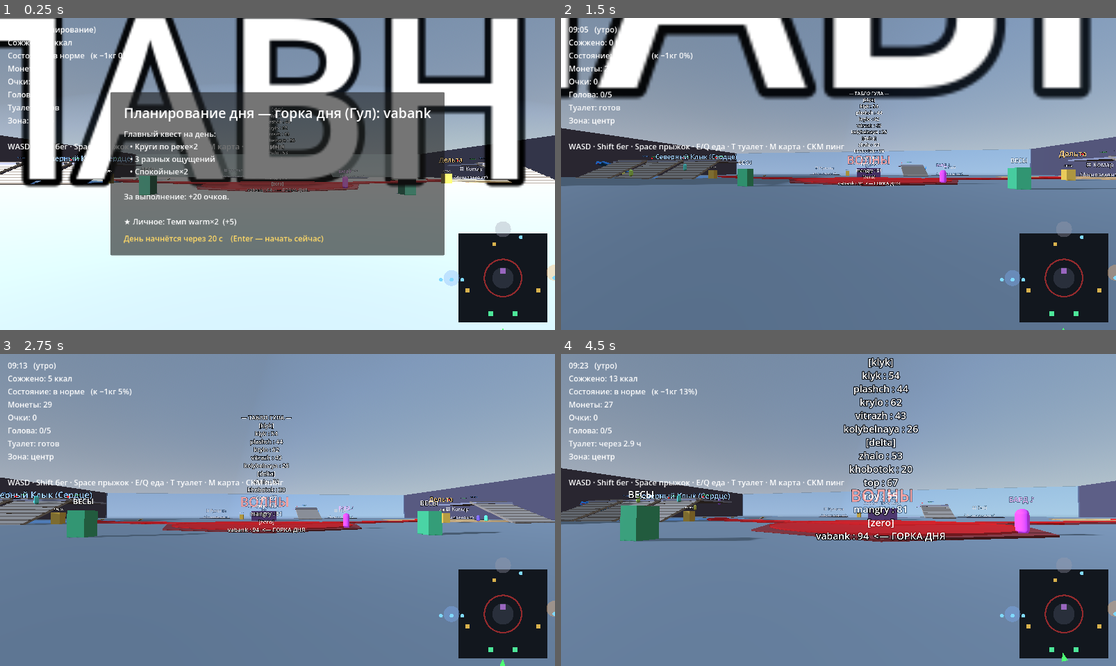
Above: before the commit, frames 1-4 (two rows, left to right).
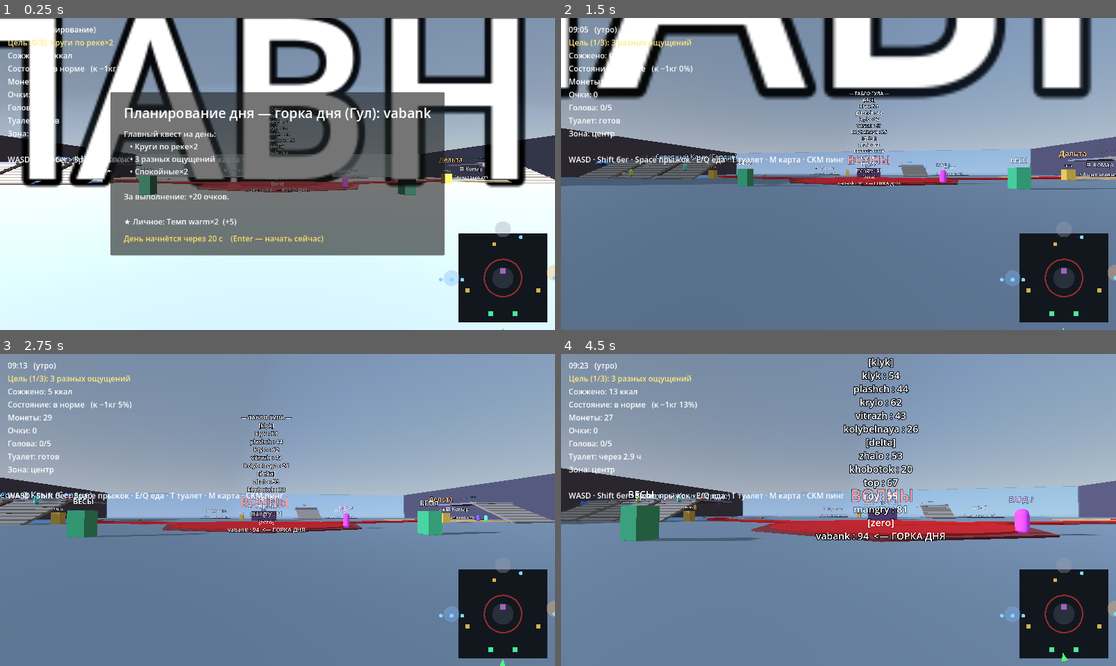
Above: after the commit, the same moments.

Repository: evangelipeep/Red-Wave
Game: Godot game, scene res://world/ParkGreybox.tscn
Two runs of this game, one before a commit and one after it. Both use one fixed random seed, a clock stepped at 60 frames per second and the inputs below. The project has no main scene, so this scene is started directly.
Inputs (mouse positions are in pixels of both pictures, inside the frame that each line leads up to):
- Up to frame 1 (0.25 s): no input
- Up to frame 2 (1.5 s): tap Enter (ui_accept) at 0.5 s; drag from (1066, 276) to (894, 105) at 0.52 s; move the mouse to (810, 174) at 1.27 s; hold W (move_forward) from 1.28 s (still down); tap E (eat_snack) at 1.35 s
- Up to frame 3 (2.75 s): keep holding W (move_forward); tap Space (jump) at 1.52 s; move the mouse to (288, 503) at 2.02 s; hold Middle mouse button (ping) from 2.03 s (still down)
- Up to frame 4 (4.5 s): keep holding W (move_forward); move the mouse to (832, 516) at 2.77 s; release Middle mouse button (ping) at 2.78 s; tap Shift (sprint) at 2.85 s; click (832, 516) at 2.92 s; tap Space (jump) at 3.02, 3.77 s; move the mouse to (877, 513) at 3.52 s; hold T (toilet) 3.53-4.28 s; move the mouse to (794, 506) at 4.27 s; tap Q (eat_meal) at 4.35 s

The runs differ from the first frame. In frame 1, 1.0% of the frame differs, in the area x 1-52%, y 6-47%; in frame 2, 1.7%; in frame 3, 1.8%; in frame 4, 1.9%.

Commit message:
feat(hud): строка текущей цели — прогресс главного квеста и следующий атом
Co-Authored-By: Claude Opus 4.8 <noreply@anthropic.com>

Diff:
--- a/ui/HUD.gd
+++ b/ui/HUD.gd
@@ -4,6 +4,7 @@
 ## статус туалета. Плюс всплывающие тосты (EventBus.toast).
 
 @onready var _time: Label = $VBox/Time
+@onready var _objective: Label = $VBox/Objective
 @onready var _cal: Label = $VBox/Calories
 @onready var _weight: Label = $VBox/Weight
 @onready var _coins: Label = $VBox/Coins
@@ -34,6 +35,7 @@
 
 func _process(delta: float) -> void:
 	_time.text = "%s   (%s)" % [Clock.game_time_string(), _phase_ru(Clock.phase())]
+	_objective.text = _objective_text()
 	_cal.text = "Сожжено: %.0f ккал" % WeightSystem.calories_burned
 	# Точный вес скрыт — только состояние (число узнаёшь на весах).
 	_weight.text = "Состояние: %s   (к −1кг %.0f%%)" % [
@@ -62,6 +64,21 @@
 	_toast.text = message
 	_toast_time = 3.0
 
+func _objective_text() -> String:
+	var total := RunState.main_quest.size()
+	if total == 0:
+		return ""
+	var done := 0
+	var todo := ""
+	for i in total:
+		if QuestTracker.is_done(i):
+			done += 1
+		elif todo == "":
+			todo = str((RunState.main_quest[i] as Dictionary).get("name", "?"))
+	if todo == "":
+		todo = "всё выполнено ✓"
+	return "Цель (%d/%d): %s" % [done, total, todo]
+
 func _weight_band() -> String:
 	if not WeightSystem.can_ride_extreme():
 		return "⛔ перебор — на экстрим не пустят"
--- a/ui/HUD.tscn
+++ b/ui/HUD.tscn
@@ -14,6 +14,10 @@
 
 [node name="Time" type="Label" parent="VBox"]
 text = "09:00   (утро)"
+
+[node name="Objective" type="Label" parent="VBox"]
+modulate = Color(1, 0.92, 0.5, 1)
+text = "Цель: —"
 
 [node name="Calories" type="Label" parent="VBox"]
 text = "Сожжено: 0 ккал"
